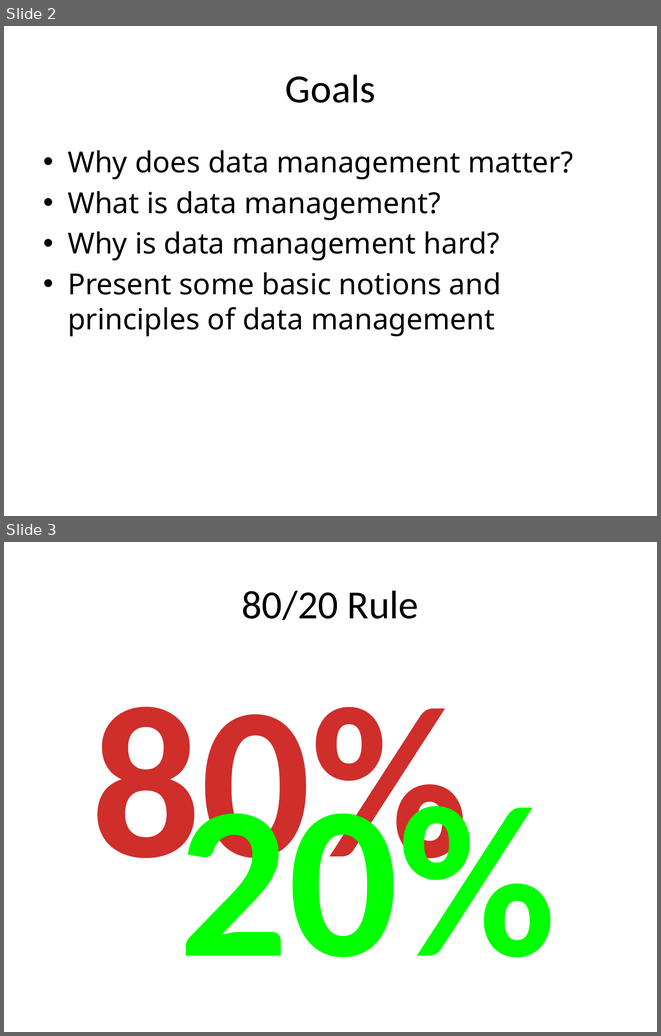
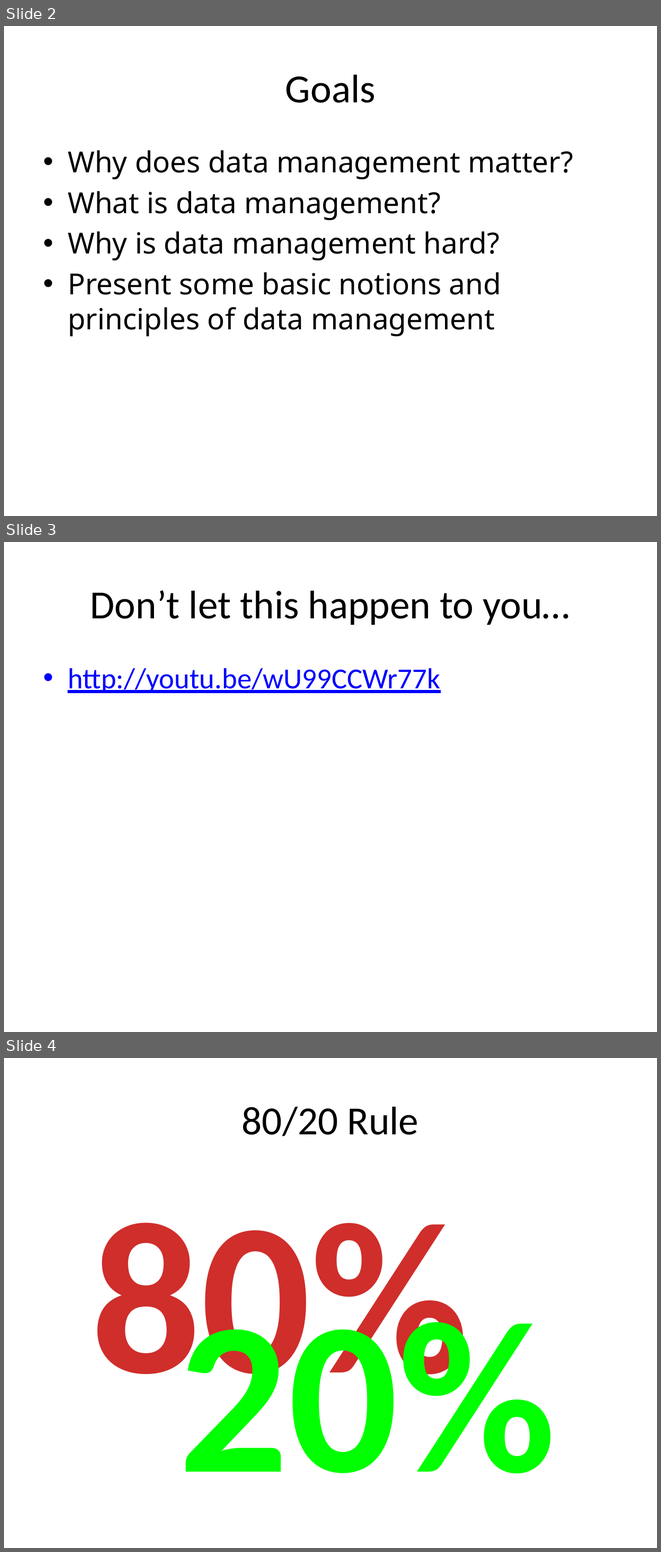
Before and after one commit to NCEAS/oss-2014, a slide deck: day-03/DataMgmnt_v0.pptx. Shown one above the other, each under a label of ours: slides 2 and 3 before the commit, slides 2, 3 and 4 after it. The pictures are 661x1036 and 661x1552 pixels, drawn with LibreOffice and Linux fonts; fonts in the diff are those of the drawing. Boxes give left, top, right and bottom in pixels: in the first picture for what was removed or moved away, otherwise in the second. Text is boxed around its words. In the diff, an @@ line names an element or a change of style, - is before the commit and + after.

```diff
--- a/day-03/DataMgmnt_v0.pptx
+++ b/day-03/DataMgmnt_v0.pptx
@@ slide 3 added at (x1=4, y1=542, x2=657, y2=1032), background #FFFFFF @@
@@ title added at (x1=90, y1=590, x2=570, y2=625), 44 pt, text #000000 @@
+Don’t let this happen to you…
@@ text added at (x1=68, y1=668, x2=440, y2=693), 32 pt, text #0000FF, underline @@
+• http://youtu.be/wU99CCWr77k
@@ what was slide 3 is now slide 4 @@
```
Also in this commit, not shown: 6 slides changed, 1 other file.
